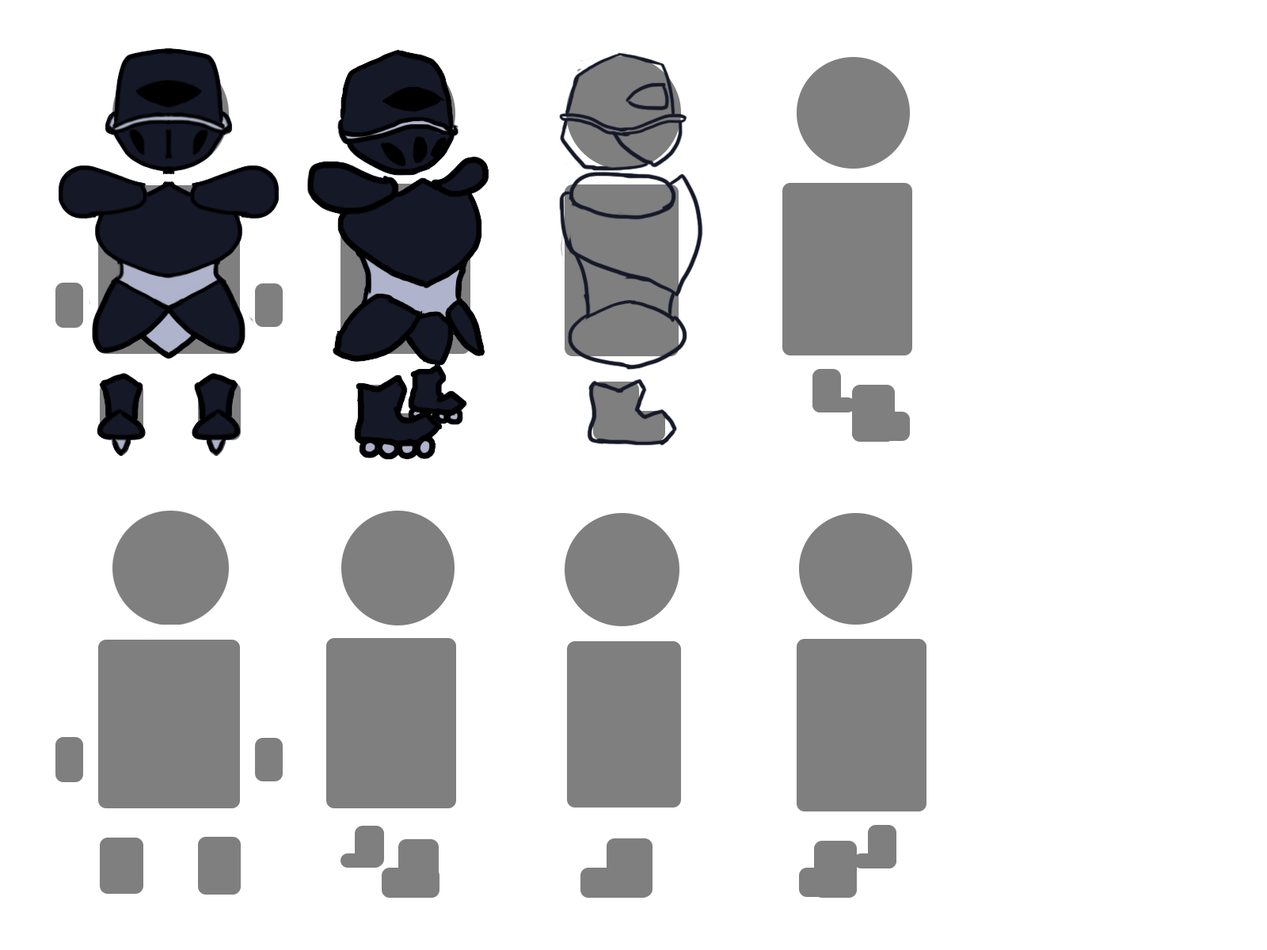
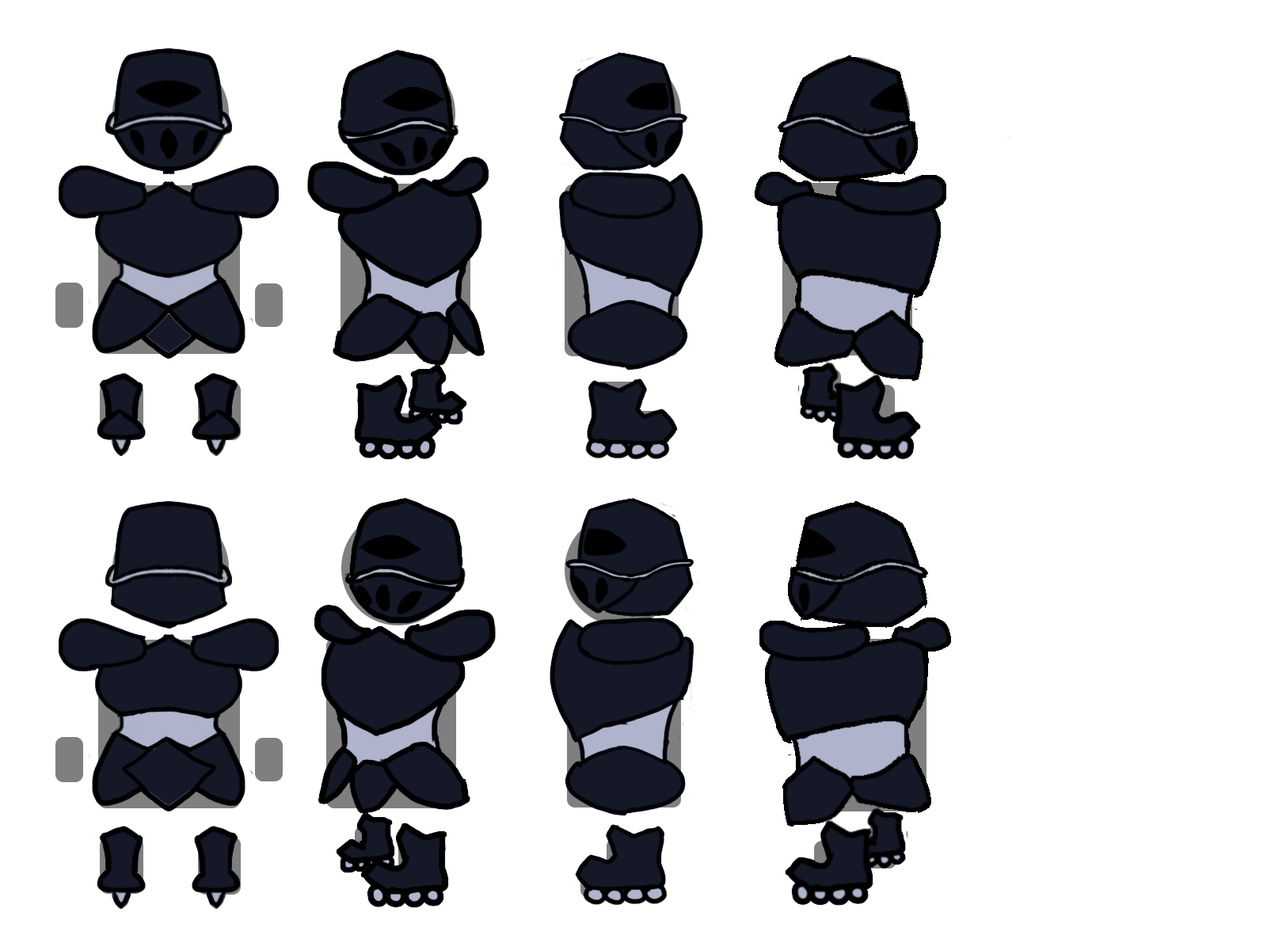
Layers edited between the first and the second 1267px x 950px image:
added layer "Layer 11 copy" in group "Player" over [695, 497, 951, 906]
added layer "Layer 11" in group "Player" over [754, 52, 1011, 460]
added layer "Layer 8 copy" in group "Player" over [549, 497, 695, 906]
painted on "Layer 8" over [558, 52, 704, 460]
removed layer "Layer 7" from group "Player" over [558, 52, 704, 446]
added layer "Layer 10 copy" in group "Player" over [184, 497, 497, 909]
removed layer "Layer 5" from group "Player" over [146, 127, 191, 353]
added layer "Layer 9 copy" in group "Player" over [58, 501, 279, 909]
painted on "Layer 9" over [146, 127, 191, 353]
